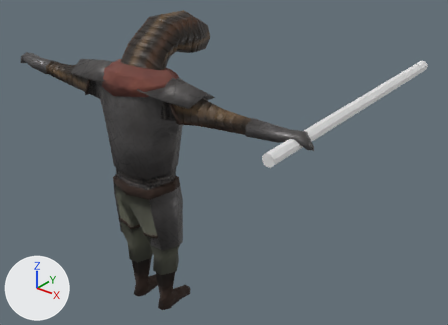
The glTF model assets/models/entities/player/player.glb: old version first, new version second.
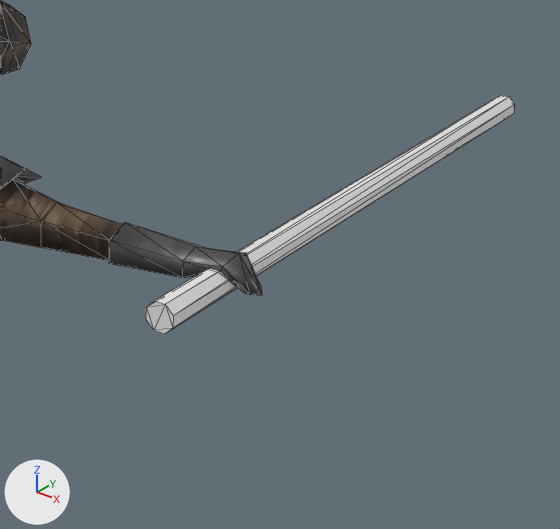
There are two pictures of each version: one whole from a camera (50 mm lens) standing at (2.42, -2.3, 2.59) and looking at (0.1, 0.6, 0.79), one close up on the part from 44% to 100% of the width and 6% to 79% of the height. The axes (+X, +Y, +Z) are drawn at lower left. The lights are the same throughout. The close-ups show mesh edges as thin lines. Where no turn or scale is listed for an object, it has been applied to the vertices.

Before the edit, the objects in view are built like this:
```python
me_cube_002 = bpy.data.meshes.new('Cube.002')
me_cube_002.from_pydata(...)  # 986 vertices, 1974 faces; spans x -1.12..1.12, y -0.19..0.5, z 0.0..1.83
# faces by material slot: [378, 162, 256, 576, 96, 344, 130, 32]
me_cube_002.materials.append(mat_plate)
me_cube_002.materials.append(mat_skin)
me_cube_002.materials.append(mat_teeth)  # yellow #84815f
me_cube_002.materials.append(mat_mounth)
me_cube_002.materials.append(mat_scarf)
me_cube_002.materials.append(mat_leather)
me_cube_002.materials.append(mat_fabric)
me_cube_002.materials.append(mat_chain)
me_cylinder = bpy.data.meshes.new('Cylinder')
me_cylinder.from_pydata(...)  # 16 vertices, 28 faces; spans x -0.04..0.04, y -0.85..0.85, z -0.04..0.04
ob_cube = bpy.data.objects.new('Cube', me_cube_002)
ob_cube.location = (0.0, 0.0, 0.0)
ob_cylinder = bpy.data.objects.new('Cylinder', me_cylinder)
ob_cylinder.location = (1.03, 0.597, 1.415)
```
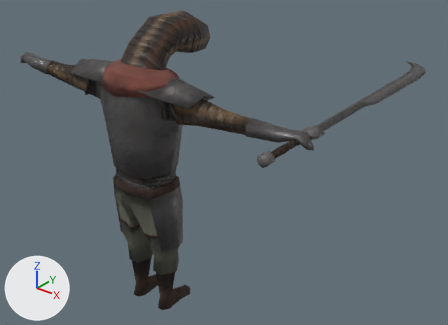
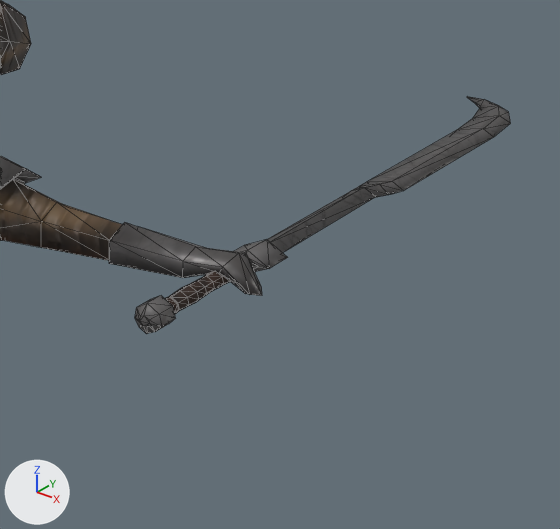
Commit message: player weapon model

Diff of the bpy script that builds the scene:
```diff
--- a/assets/models/entities/player/player.glb.py
+++ b/assets/models/entities/player/player.glb.py
@@ img_leather_n @@
+img_leather_n = load_image('leather_n', '_unpacked/leather_n', 64, 64, 'Non-Color')
@@ img_leather @@
+img_leather = load_image('leather', '_unpacked/leather', 64, 64, 'sRGB')
@@ img_metal_n @@
+img_metal_n = load_image('metal_n', '_unpacked/metal_n', 64, 64, 'Non-Color')
@@ img_metal @@
+img_metal = load_image('metal', '_unpacked/metal', 64, 64, 'sRGB')
@@ img_metal_m_png_metal_r_png @@
+img_metal_m_png_metal_r_png = load_image('metal_m.png-metal_r.png', '_unpacked/metal_m.png-metal_r.png', 128, 128, 'Non-Color')
@@ mat_grip @@
+mat_grip = bpy.data.materials.new('Grip')
+# uses the picture img_leather
+# uses the picture img_leather_n
@@ mat_blade @@
+mat_blade = bpy.data.materials.new('Blade')
+# uses the picture img_metal
+# uses the picture img_metal_m_png_metal_r_png
+# uses the picture img_metal_n
@@ mat_handle @@
+mat_handle = bpy.data.materials.new('Handle')
+# uses the picture img_metal
+# uses the picture img_metal_n
@@ me_cube_001 @@
+me_cube_001.from_pydata(...)  # 188 vertices, 372 faces; spans x -0.14..0.07, y -0.42..1.4, z -0.03..0.04
+# faces by material slot: [66, 86, 220]
+me_cube_001.materials.append(mat_blade)
+me_cube_001.materials.append(mat_handle)
+me_cube_001.materials.append(mat_grip)
@@ ob_cylinder @@
-ob_cylinder = bpy.data.objects.new('Cylinder', me_cylinder)
-ob_cylinder.location = (1.03, 0.597, 1.415)
@@ ob_cube_001 @@
+ob_cube_001 = bpy.data.objects.new('Cube.001', me_cube_001)
+ob_cube_001.location = (1.034, 0.11, 1.414)
```

Where the change shows, as pixel boxes (x1, y1, x2, y2) in the close-ups (560 x 529 px):
'Cylinder', deleted: before (146, 95, 515, 334)
'Cube.001', added: after (135, 97, 510, 334)
    faces in mat_blade: (267, 97, 510, 253)
    faces in mat_handle: (135, 240, 288, 334)
    faces in mat_grip: (165, 271, 230, 314)
